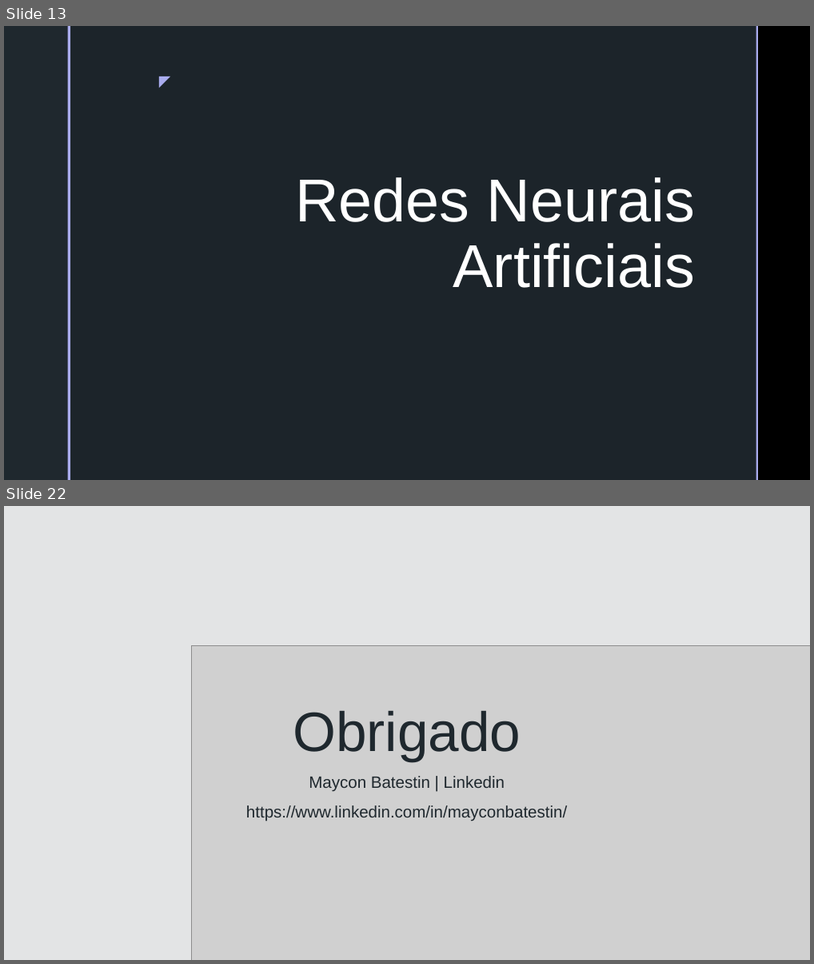
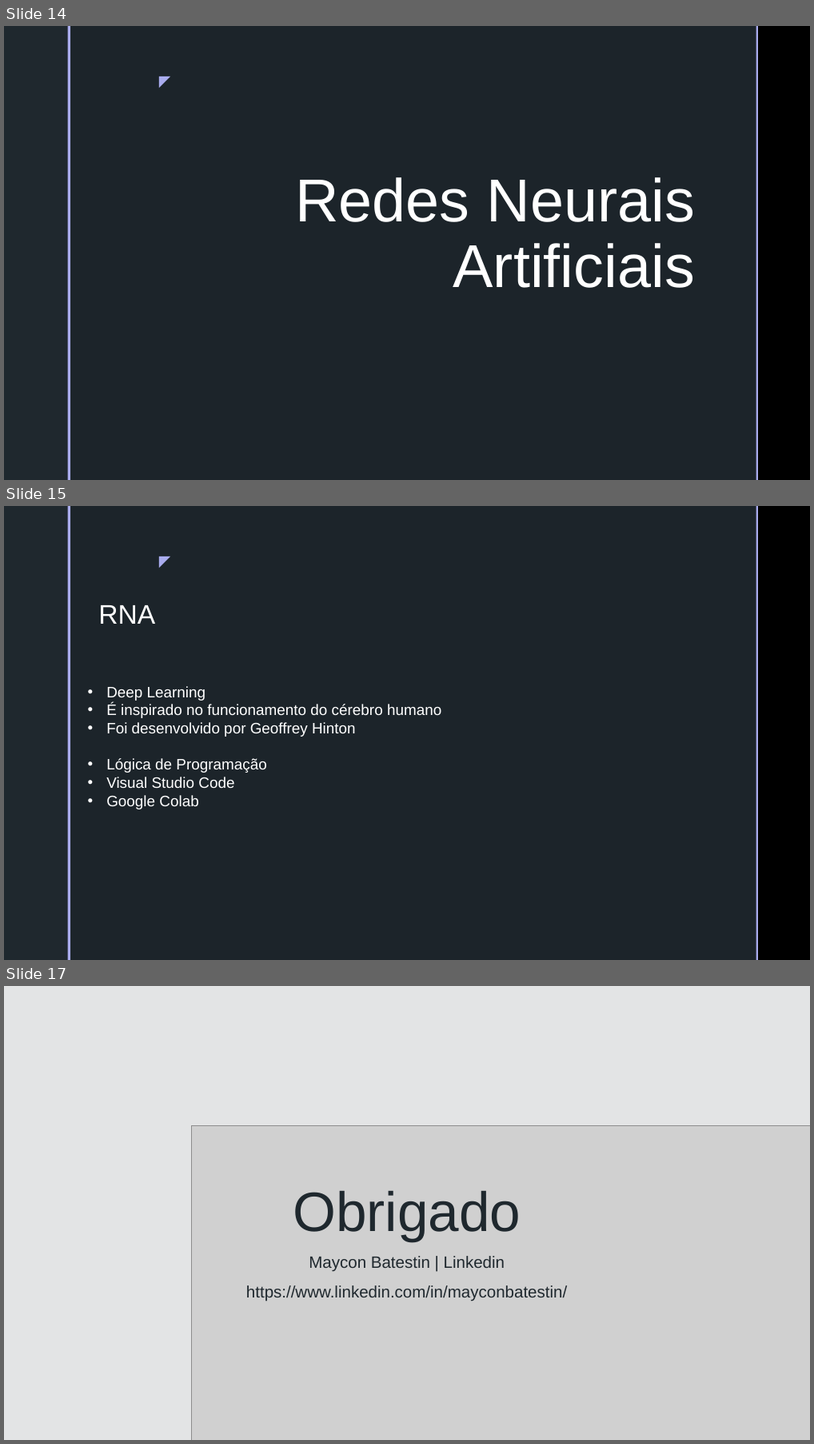
Before and after one commit to batestin1/coding_the_future_dio_redes_neurais, a slide deck: materiais/redes_neurais_dio.pptx. Shown one above the other, each under a label of ours: slides 13 and 22 before the commit, slides 14, 15 and 17 after it; the slides between them are not shown. The pictures are 814x964 and 814x1444 pixels, drawn with LibreOffice and Linux fonts; fonts in the diff are those of the drawing; grey boxes stand for pictures; background and template pictures are left out. Boxes give left, top, right and bottom in pixels: in the first picture for what was removed or moved away, otherwise in the second. Text is boxed around its words. In the diff, an @@ line names an element or a change of style, - is before the commit and + after.

```diff
--- a/materiais/redes_neurais_dio.pptx
+++ b/materiais/redes_neurais_dio.pptx
@@ slide 15 added at (4, 506, 810, 960), background picture (left out); not listed: 5 template elements that a slide beside it also shows @@
@@ text added at (98, 605, 155, 624), 32 pt, text #FFFFFF @@
+RNA
@@ text added at (106, 686, 442, 809), 18 pt, text #FFFFFF @@
+• Deep Learning
+• É inspirado no funcionamento do cérebro humano
+• Foi desenvolvido por Geoffrey Hinton
+• Lógica de Programação
+• Visual Studio Code
+• Google Colab
@@ what was slide 13 is now slide 14 @@
@@ what was slide 22 is now slide 17 @@
```
Also in this commit, not shown: 5 slides changed, 4 other slides added, 10 slides removed, 5 other files.
